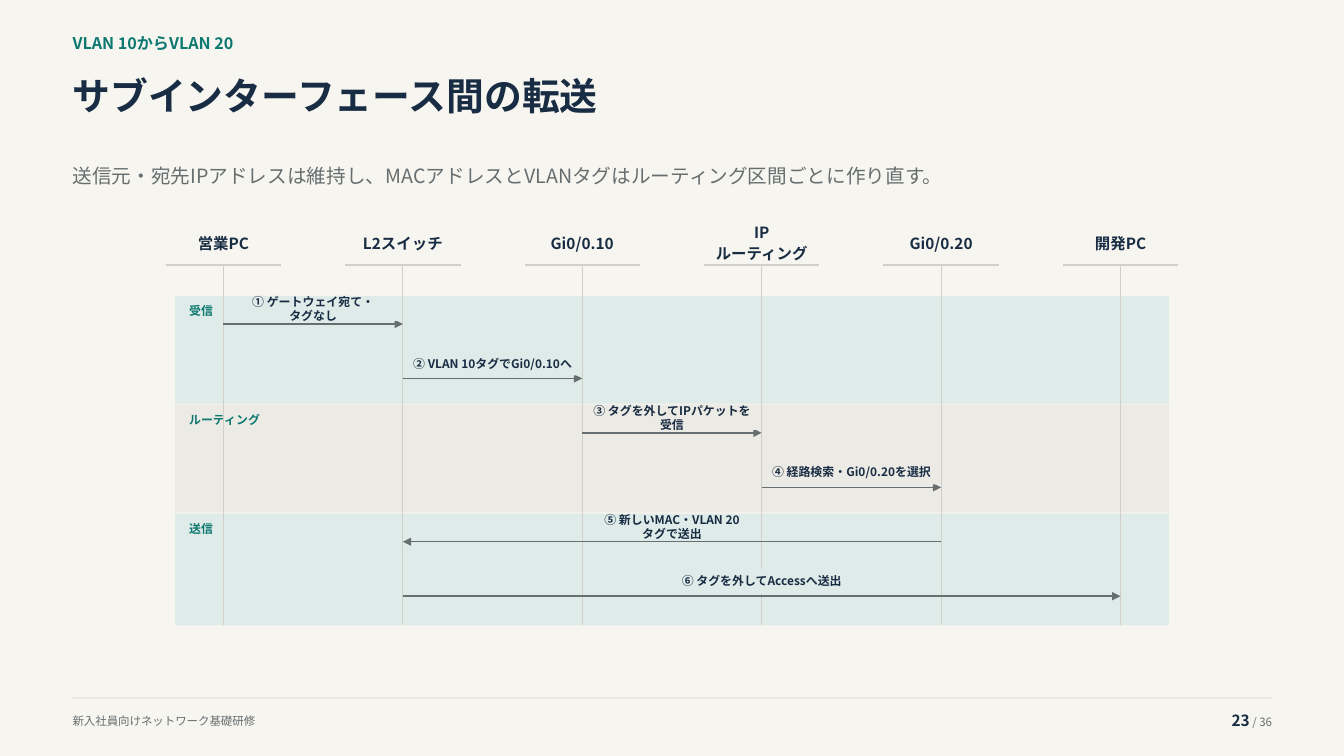
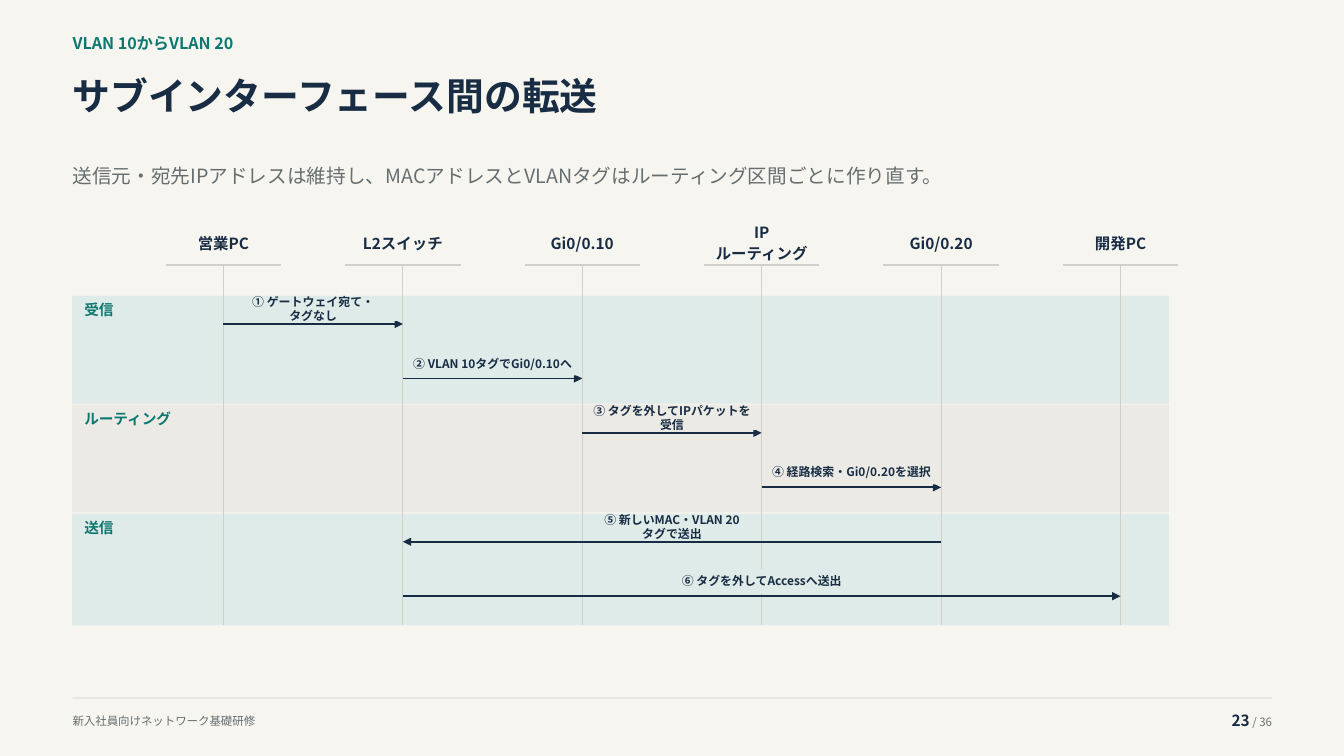
Before and after one commit to thinas1115/pptxdsl, a slide deck: slide 23 of examples/training/vlan/vlan_training.pptx. Drawn at 1344x756 pixels with LibreOffice and Linux fonts; fonts in the diff are those of the drawing. Boxes give left, top, right and bottom in pixels: in the first picture for what was removed or moved away, otherwise in the second. Text is boxed around its words. In the diff, an @@ line names an element or a change of style, - is before the commit and + after.

```diff
--- a/examples/training/vlan/vlan_training.pptx
+++ b/examples/training/vlan/vlan_training.pptx
@@ rectangle: place and size @@
-rectangle at [175,295,1170,403]
+rectangle at [73,295,1170,403]
@@ size 8.5 to 10.5 pt; line spacing 1.3 to 1.05; vertical alignment middle to top in 3 elements at [85,408,206,465], [85,517,206,574], [85,299,206,356] @@
@@ rectangle "受信": place and size @@
-rectangle "受信" at [190,297,302,320]
+rectangle "受信" at [85,299,206,356]
@@ arrow (224, 324) - (403, 324): stroke #666E70 1.05 pt to #182C43 1.25 pt @@
@@ arrow (403, 378) - (583, 378): stroke #666E70 1.05 pt to #182C43 1.25 pt @@
@@ rectangle: place and size @@
-rectangle at [175,404,1170,512]
+rectangle at [73,404,1170,512]
@@ rectangle "ルーティング": place and size @@
-rectangle "ルーティング" at [190,406,302,429]
+rectangle "ルーティング" at [85,408,206,465]
@@ arrow (583, 433) - (762, 433): stroke #666E70 1.05 pt to #182C43 1.25 pt @@
@@ arrow (762, 487) - (942, 487): stroke #666E70 1.05 pt to #182C43 1.25 pt @@
@@ rectangle: place and size @@
-rectangle at [175,513,1170,625]
+rectangle at [73,513,1170,625]
@@ rectangle "送信": place and size @@
-rectangle "送信" at [190,515,302,537]
+rectangle "送信" at [85,517,206,574]
@@ arrow (942, 541) - (403, 541): stroke #666E70 1.05 pt to #182C43 1.25 pt @@
@@ arrow (403, 596) - (1121, 596): stroke #666E70 1.05 pt to #182C43 1.25 pt @@
```
Also in this commit, not shown: 2 other slides changed, 7 other files.
